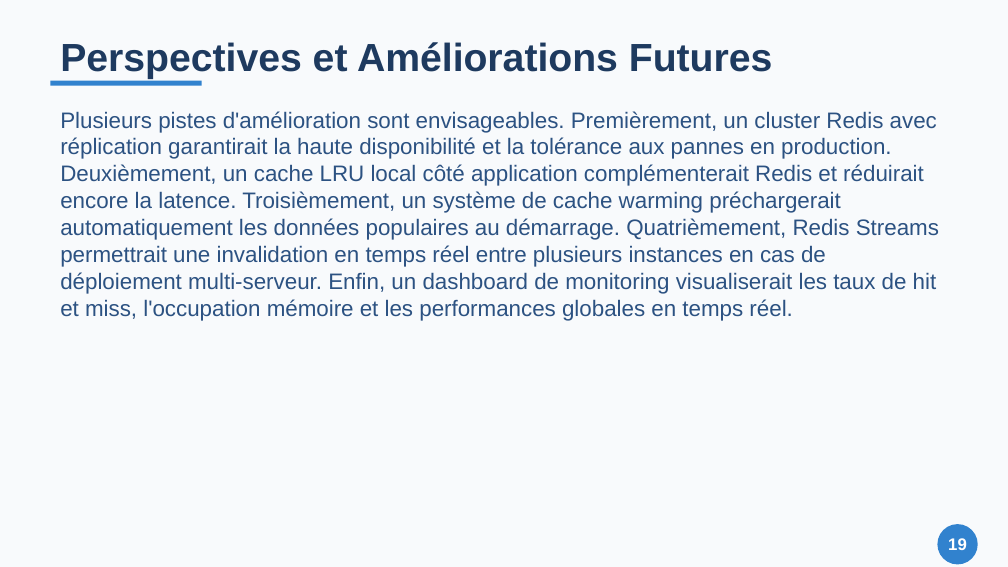
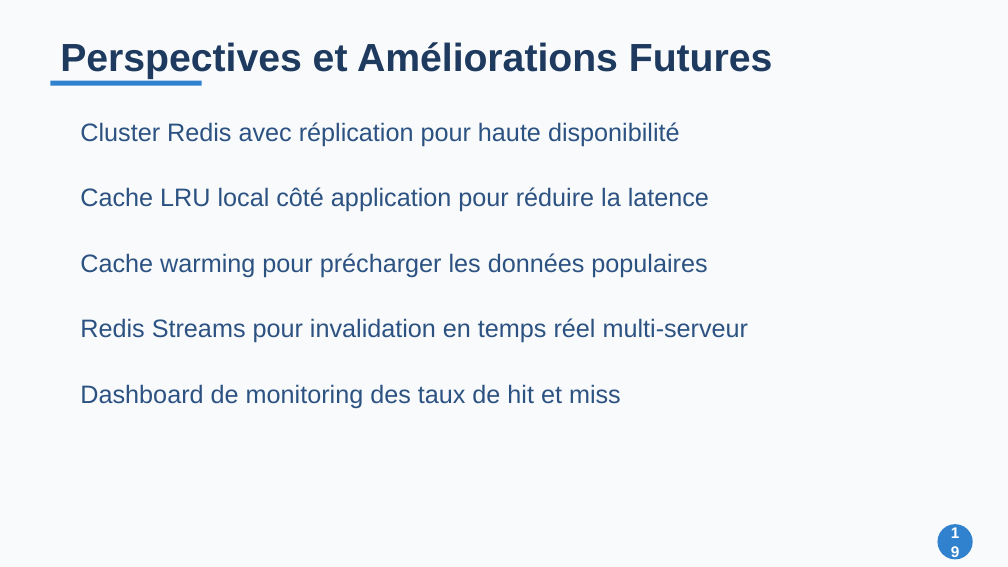
Before and after one commit to Zeinot/marketplace-saas, a slide deck: slide 19 of output/Presentation_Cache_Redis.pptx. Drawn at 1008x567 pixels with LibreOffice and Linux fonts; fonts in the diff are those of the drawing. Boxes give left, top, right and bottom in pixels: in the first picture for what was removed or moved away, otherwise in the second. Text is boxed around its words. In the diff, an @@ line names an element or a change of style, - is before the commit and + after.

```diff
--- a/output/Presentation_Cache_Redis.pptx
+++ b/output/Presentation_Cache_Redis.pptx
@@ text "Cluster Redis avec réplication pour ..." at (80, 122, 680, 146): vertical alignment top to middle @@
@@ text at (80, 122, 680, 146): text changed; size 16 to 18 pt @@
-Plusieurs pistes d'amélioration sont envisageables. Premièrement, un cluster Redis avec réplication garantirait la haute disponibilité et la tolérance aux pannes en production. Deuxièmement, un cache LRU local côté application complémenterait Redis et réduirait encore la latence. Troisièmement, un système de cache warming préchargerait automatiquement les données populaires au démarrage. Quatrièmement, Redis Streams permettrait une invalidation en temps réel entre plusieurs instances en cas de déploiement multi-serveur. Enfin, un dashboard de monitoring visualiserait les taux de hit et miss, l'occupation mémoire et les performances globales en temps réel.
+Cluster Redis avec réplication pour haute disponibilité
@@ text added at (80, 187, 709, 212), 18 pt, text #2C5282 @@
+Cache LRU local côté application pour réduire la latence
@@ text added at (80, 253, 707, 277), 18 pt, text #2C5282 @@
+Cache warming pour précharger les données populaires
@@ text added at (80, 318, 749, 343), 18 pt, text #2C5282 @@
+Redis Streams pour invalidation en temps réel multi-serveur
@@ text added at (80, 384, 621, 408), 18 pt, text #2C5282 @@
+Dashboard de monitoring des taux de hit et miss
@@ text "19" at (937, 524, 973, 559): size 12 to 11 pt @@
@@ ellipse: place and size @@
-ellipse at (937, 524, 978, 564)
+ellipse at (937, 524, 973, 559)
```
Also in this commit, not shown: 19 other slides changed, 6 other files.
